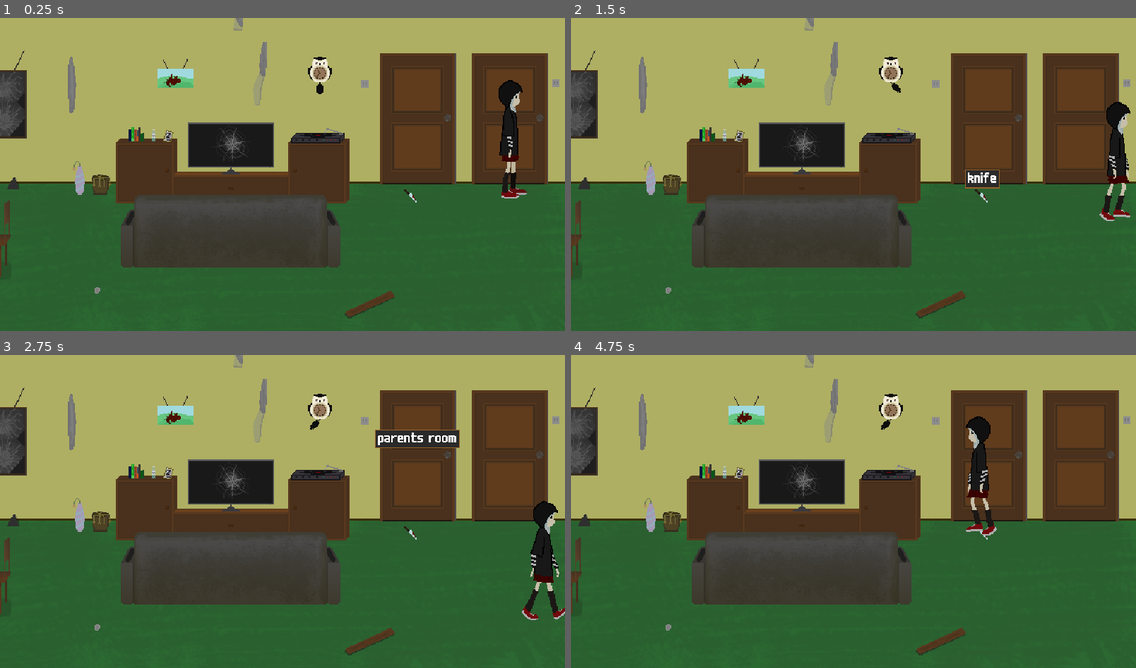
Above: before the commit, frames 1-4 (two rows, left to right).
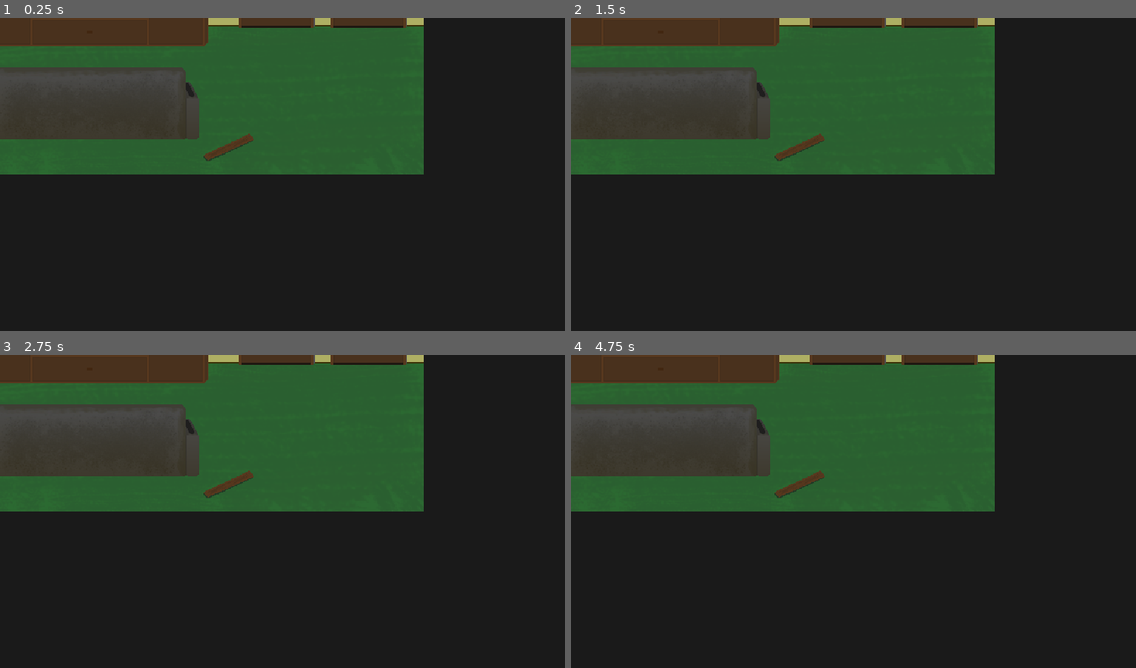
Above: after the commit, the same moments.

Repository: reeFridge/2q20
Game: Godot game, scene res://locations/room_2.tscn
Two runs of this game, one before a commit and one after it. Both use one fixed random seed, a clock stepped at 60 frames per second and the inputs below. This scene is started directly instead of the project's main scene.
Inputs (mouse positions are in pixels of both pictures, inside the frame that each line leads up to):
- Up to frame 1 (0.25 s): no input
- Up to frame 2 (1.5 s): tap Enter at 0.5 s; move the mouse to (1079, 118) at 0.52 s; hold Right (ui_right) 0.53-1.28 s; click (1079, 118) at 0.67 s; move the mouse to (983, 196) at 1.27 s; hold Down (ui_down) from 1.28 s (still down); click (983, 196) at 1.42 s
- Up to frame 3 (2.75 s): move the mouse to (418, 455) at 2.02 s; release Down (ui_down) at 2.03 s; hold Right (ui_right) from 2.03 s (still down); click (418, 455) at 2.17 s
- Up to frame 4 (4.75 s): move the mouse to (825, 574) at 2.77 s; release Right (ui_right) at 2.78 s; hold Up (ui_up) 2.78-3.53 s; click (825, 574) at 2.92 s; move the mouse to (1023, 558) at 3.52 s; hold Left (ui_left) from 3.53 s (still down); click (1023, 558) at 3.67 s; move the mouse to (684, 464) at 4.27 s; click (684, 464) at 4.42 s

The runs differ from the first frame. In frame 1, 98% of the frame differs, in the area x 0-100%, y 0-100%; in frame 2, 98%; in frame 3, 98%; in frame 4, 99%.
Error before the commit: Attempt to call function 'get_player' in base 'null instance' on a null instance. (res://scripts/global.gd:22)

Commit message:
fixed: bug about scene transitions by areas

Diff:
--- a/locations/graveyard.tscn
+++ b/locations/graveyard.tscn
@@ -21,6 +21,9 @@
 [node name="spawn" parent="." index="4"]
 position = Vector2( -403, 84 )
 
+[node name="direction" type="Position2D" parent="spawn" index="0"]
+position = Vector2( 127, 0 )
+
 [node name="cam" parent="." index="5"]
 limit_left = -450
 limit_top = -600
--- a/locations/park.tscn
+++ b/locations/park.tscn
@@ -35,8 +35,14 @@
 [node name="spawn" parent="." index="4"]
 position = Vector2( -396.593, 129.01 )
 
+[node name="direction" type="Position2D" parent="spawn" index="0"]
+position = Vector2( 122.026, 0 )
+
 [node name="from_graveyard" type="Position2D" parent="." index="5"]
 position = Vector2( 392.539, 110.264 )
+
+[node name="direction" type="Position2D" parent="from_graveyard" index="0"]
+position = Vector2( -136.727, 0 )
 
 [node name="cam" parent="." index="6"]
 limit_left = -450
@@ -74,20 +80,20 @@
 [node name="CollisionShape2D" type="CollisionShape2D" parent="container/park-wood/StaticBody2D" index="0"]
 position = Vector2( 0.568787, 3.98163 )
 rotation = 1.5708
-shape = SubResource( 3 )
+shape = SubResource( 2 )
 
 [node name="StaticBody2D" type="StaticBody2D" parent="." index="9"]
 position = Vector2( 214.465, 16.245 )
 collision_layer = 2
 
 [node name="CollisionShape2D" type="CollisionShape2D" parent="StaticBody2D" index="0"]
-shape = SubResource( 1 )
+shape = SubResource( 3 )
 
 [node name="to_graveyard" parent="." index="10" instance=ExtResource( 5 )]
 position = Vector2( 466.471, 82.7356 )
 target_scene = 4
 
-[node name="to_street" parent="." index="11" instance=ExtResource( 5 )]
-position = Vector2( -468.212, 80.2308 )
+[node name="transition_area" parent="." index="11" instance=ExtResource( 5 )]
+position = Vector2( -468.752, 82.223 )
 target_scene = 2
 target_spawn = "from_park"
--- a/locations/room_1.tscn
+++ b/locations/room_1.tscn
@@ -173,8 +173,14 @@
 [node name="spawn" type="Position2D" parent="."]
 position = Vector2( 214, 90 )
 
+[node name="direction" type="Position2D" parent="spawn"]
+position = Vector2( -84, 0 )
+
 [node name="spawn_door" type="Position2D" parent="."]
 position = Vector2( -88, 58 )
+
+[node name="direction" type="Position2D" parent="spawn_door"]
+position = Vector2( 77, 0 )
 
 [node name="lamp" parent="." instance=ExtResource( 1 )]
 position = Vector2( 216, -52 )
@@ -198,7 +204,7 @@
 
 [node name="monitor" parent="container" instance=ExtResource( 6 )]
 position = Vector2( -273, 85 )
-frame = 2
+frame = 3
 offset = Vector2( 0, -73.013 )
 [connection signal="triggered" from="Door" to="Door/trigger_handler" method="_on_triggered"]
 [connection signal="triggered" from="toy" to="toy/trigger_handler" method="_on_toy_triggered"]
--- a/locations/room_2.tscn
+++ b/locations/room_2.tscn
@@ -19,27 +19,27 @@
 [sub_resource type="RectangleShape2D" id=2]
 extents = Vector2( 40, 70 )
 
-[sub_resource type="RectangleShape2D" id=9]
-extents = Vector2( 7.23375, 7.03482 )
-
 [sub_resource type="AtlasTexture" id=3]
 atlas = ExtResource( 5 )
 region = Rect2( 6, 4, 184, 103 )
 
-[sub_resource type="RectangleShape2D" id=5]
+[sub_resource type="RectangleShape2D" id=4]
 extents = Vector2( 66.342, 25.8734 )
 
-[sub_resource type="RectangleShape2D" id=7]
+[sub_resource type="RectangleShape2D" id=5]
 extents = Vector2( 19.2392, 17.2489 )
 
-[sub_resource type="AtlasTexture" id=4]
+[sub_resource type="AtlasTexture" id=6]
 atlas = ExtResource( 5 )
 region = Rect2( 346, 23, 235, 79 )
 
-[sub_resource type="RectangleShape2D" id=6]
+[sub_resource type="RectangleShape2D" id=7]
 extents = Vector2( 116.762, 17.9124 )
 
-[sub_resource type="SpriteFrames" id=8]
+[sub_resource type="RectangleShape2D" id=8]
+extents = Vector2( 7.23375, 7.03482 )
+
+[sub_resource type="SpriteFrames" id=9]
 animations = [ {
 "frames": [ ExtResource( 9 ), ExtResource( 6 ), ExtResource( 8 ) ],
 "loop": true,
@@ -69,6 +69,9 @@
 [node name="spawn" parent="." index="4"]
 position = Vector2( 394, 24 )
 
+[node name="direction" type="Position2D" parent="spawn" index="0"]
+position = Vector2( -82.0027, 0 )
+
 [node name="cam" parent="." index="5"]
 limit_left = -420
 limit_right = 450
@@ -79,6 +82,9 @@
 
 [node name="from_street" type="Position2D" parent="." index="7"]
 position = Vector2( -272.666, 27.8637 )
+
+[node name="direction" type="Position2D" parent="from_street" index="0"]
+position = Vector2( 65.3242, 0 )
 
 [node name="sofa" type="StaticBody2D" parent="." index="8"]
 position = Vector2( 96, 18 )
@@ -112,23 +118,7 @@
 script = ExtResource( 2 )
 scene_index = 2
 
-[node name="knife" parent="." index="11" instance=ExtResource( 1 )]
-position = Vector2( 286.412, 21.7423 )
-text = "knife"
-distance_to_activate = 50
-inventory_texture = ExtResource( 11 )
-
-[node name="knife" type="Sprite" parent="knife" index="0"]
-texture = ExtResource( 11 )
-flip_h = true
-
-[node name="CollisionShape2D" type="CollisionShape2D" parent="knife" index="1"]
-shape = SubResource( 9 )
-
-[node name="actions" type="Node" parent="knife" index="2"]
-script = ExtResource( 10 )
-
-[node name="container" type="YSort" parent="." index="12"]
+[node name="container" type="YSort" parent="." index="11"]
 
 [node name="table" type="Sprite" parent="container" index="0"]
 position = Vector2( -230.487, 79.3432 )
@@ -138,28 +128,46 @@
 position = Vector2( -23.8831, 14.5952 )
 
 [node name="CollisionShape2D" type="CollisionShape2D" parent="container/table/StaticBody2D" index="0"]
-shape = SubResource( 5 )
+shape = SubResource( 4 )
 
 [node name="StaticBody2D2" type="StaticBody2D" parent="container/table" index="1"]
 position = Vector2( 69.6591, 13.2684 )
 
 [node name="CollisionShape2D" type="CollisionShape2D" parent="container/table/StaticBody2D2" index="0"]
-shape = SubResource( 7 )
+shape = SubResource( 5 )
 
 [node name="chair" type="Sprite" parent="container" index="1"]
-position = Vector2( 94.5891, 80.0067 )
-texture = SubResource( 4 )
+position = Vector2( 94.5891, 111.047 )
+texture = SubResource( 6 )
 offset = Vector2( 0, -20 )
 
 [node name="StaticBody2D" type="StaticBody2D" parent="container/chair" index="0"]
 
 [node name="CollisionShape2D" type="CollisionShape2D" parent="container/chair/StaticBody2D" index="0"]
-shape = SubResource( 6 )
+shape = SubResource( 7 )
 
-[node name="clock" type="AnimatedSprite" parent="." index="13"]
+[node name="knife" parent="container" index="2" instance=ExtResource( 1 )]
+position = Vector2( -227.6, 82.0451 )
+text = "knife"
+distance_to_activate = 60
+inventory_texture = ExtResource( 11 )
+
+[node name="knife" type="Sprite" parent="container/knife" index="0"]
+position = Vector2( 0, -22.7013 )
+texture = ExtResource( 11 )
+flip_h = true
+
+[node name="CollisionShape2D" type="CollisionShape2D" parent="container/knife" index="1"]
+position = Vector2( 0, -22.7013 )
+shape = SubResource( 8 )
+
+[node name="actions" type="Node" parent="container/knife" index="2"]
+script = ExtResource( 10 )
+
+[node name="clock" type="AnimatedSprite" parent="." index="12"]
 position = Vector2( 189.738, -106.147 )
-frames = SubResource( 8 )
-frame = 1
+frames = SubResource( 9 )
+frame = 2
 playing = true
 
 [node name="AudioStreamPlayer2D" type="AudioStreamPlayer2D" parent="clock" index="0"]
@@ -167,7 +175,7 @@
 autoplay = true
 max_distance = 400.0
 
-[node name="parents_room" parent="." index="14" instance=ExtResource( 1 )]
+[node name="parents_room" parent="." index="13" instance=ExtResource( 1 )]
 position = Vector2( 293.056, -59.7569 )
 text = "parents room"
 
@@ -178,5 +186,5 @@
 script = ExtResource( 12 )
 [connection signal="triggered" from="room_1_door" to="room_1_door/trigger_handler" method="_on_triggered"]
 [connection signal="triggered" from="street_door" to="street_door/trigger_handler" method="_on_triggered"]
-[connection signal="triggered" from="knife" to="knife/actions" method="_on_triggered"]
+[connection signal="triggered" from="container/knife" to="container/knife/actions" method="_on_triggered"]
 [connection signal="triggered" from="parents_room" to="parents_room/actions" method="_on_parents_room_triggered"]
--- a/locations/street.tscn
+++ b/locations/street.tscn
@@ -31,8 +31,14 @@
 [node name="spawn" parent="." index="4"]
 position = Vector2( -189.738, 33.171 )
 
+[node name="direction" type="Position2D" parent="spawn" index="0"]
+position = Vector2( 109.464, 0 )
+
 [node name="from_park" type="Position2D" parent="." index="5"]
 position = Vector2( 318.442, 52.4102 )
+
+[node name="direction" type="Position2D" parent="from_park" index="0"]
+position = Vector2( -69.6592, 0 )
 
 [node name="cam" parent="." index="6"]
 limit_left = -349
--- a/locations/transition_area.tscn
+++ b/locations/transition_area.tscn
@@ -12,4 +12,3 @@
 
 [node name="CollisionShape2D" type="CollisionShape2D" parent="."]
 shape = SubResource( 1 )
-[connection signal="body_entered" from="." to="." method="_on_body_entered"]
--- a/main.tscn
+++ b/main.tscn
@@ -10,6 +10,7 @@
 [ext_resource path="res://assets/sounds/glitch.wav" type="AudioStream" id=8]
 [ext_resource path="res://assets/sprites/mental.png" type="Texture" id=9]
 [ext_resource path="res://ui/inventory.tscn" type="PackedScene" id=10]
+[ext_resource path="res://styles/ui.tres" type="StyleBox" id=11]
 
 [sub_resource type="Animation" id=1]
 tracks/0/type = "value"
@@ -56,11 +57,6 @@
 "values": [ 0.0, -0.5, 1.0, -3.0, 1.0, 0.0 ]
 }
 
-[sub_resource type="StyleBoxFlat" id=4]
-bg_color = Color( 0.0509804, 0.0509804, 0.0509804, 0.784314 )
-border_width_bottom = 2
-border_color = Color( 0.592157, 0.388235, 0.168627, 1 )
-
 [sub_resource type="DynamicFont" id=5]
 font_data = ExtResource( 4 )
 
@@ -97,7 +93,7 @@
 anchor_top = 0.785
 anchor_right = 0.978
 anchor_bottom = 0.96
-custom_styles/panel = SubResource( 4 )
+custom_styles/panel = ExtResource( 11 )
 __meta__ = {
 "_edit_use_anchors_": false
 }
@@ -117,6 +113,7 @@
 }
 
 [node name="inventory" parent="ui" instance=ExtResource( 10 )]
+custom_styles/panel = ExtResource( 11 )
 
 [node name="mental" type="TextureProgress" parent="ui"]
 margin_left = 14.0
--- a/player/player.tscn
+++ b/player/player.tscn
@@ -10,18 +10,37 @@
 [ext_resource path="res://assets/sprites/run-3.png" type="Texture" id=8]
 [ext_resource path="res://assets/sprites/run-8.png" type="Texture" id=9]
 [ext_resource path="res://assets/sprites/run-5.png" type="Texture" id=10]
+[ext_resource path="res://assets/sprites/stand-knive.png" type="Texture" id=11]
+[ext_resource path="res://assets/sprites/run-2-knive.png" type="Texture" id=12]
+[ext_resource path="res://assets/sprites/run-3-knive.png" type="Texture" id=13]
+[ext_resource path="res://assets/sprites/run-1-knive.png" type="Texture" id=14]
+[ext_resource path="res://assets/sprites/run-4-knive.png" type="Texture" id=15]
+[ext_resource path="res://assets/sprites/run-6-knive.png" type="Texture" id=16]
+[ext_resource path="res://assets/sprites/run-5-knive.png" type="Texture" id=17]
+[ext_resource path="res://assets/sprites/run-7-knive.png" type="Texture" id=18]
+[ext_resource path="res://assets/sprites/run-8-knive.png" type="Texture" id=19]
 
 [sub_resource type="SpriteFrames" id=1]
 animations = [ {
+"frames": [ ExtResource( 7 ), ExtResource( 4 ), ExtResource( 8 ), ExtResource( 3 ), ExtResource( 10 ), ExtResource( 6 ), ExtResource( 5 ), ExtResource( 9 ) ],
+"loop": true,
+"name": "walk",
+"speed": 7.4
+}, {
 "frames": [ ExtResource( 1 ) ],
 "loop": true,
 "name": "stand",
 "speed": 5.0
 }, {
-"frames": [ ExtResource( 7 ), ExtResource( 4 ), ExtResource( 8 ), ExtResource( 3 ), ExtResource( 10 ), ExtResource( 6 ), ExtResource( 5 ), ExtResource( 9 ) ],
+"frames": [ ExtResource( 14 ), ExtResource( 12 ), ExtResource( 13 ), ExtResource( 15 ), ExtResource( 17 ), ExtResource( 16 ), ExtResource( 18 ), ExtResource( 19 ) ],
 "loop": true,
-"name": "walk",
-"speed": 7.4
+"name": "knife_walk",
+"speed": 7.0
+}, {
+"frames": [ ExtResource( 11 ) ],
+"loop": true,
+"name": "knife_stand",
+"speed": 5.0
 } ]
 
 [sub_resource type="RectangleShape2D" id=2]
@@ -34,8 +53,9 @@
 [node name="AnimatedSprite" type="AnimatedSprite" parent="."]
 position = Vector2( 0, -63.5 )
 frames = SubResource( 1 )
-animation = "walk"
+animation = "knife_stand"
 
 [node name="CollisionShape2D" type="CollisionShape2D" parent="."]
 position = Vector2( 1.08087, -6.17962 )
 shape = SubResource( 2 )
+disabled = true
--- a/scripts/actions_menu.gd
+++ b/scripts/actions_menu.gd
@@ -10,4 +10,4 @@
 		var target = actions_map[action][0]
 		var method = actions_map[action][1]
 		button.connect("button_down", target, method, [action])
-		$HBoxContainer.add_child(button)
+		$MarginContainer/HBoxContainer.add_child(button)
--- a/scripts/inventory.gd
+++ b/scripts/inventory.gd
@@ -12,6 +12,13 @@
 	container.add_child(icon)
 	update_placeholder()
 
+func has_item_with_text(text):
+	for item in items:
+		if item.text == text:
+			return true
+
+	return false
+
 func update_placeholder():
 	if len(items) == 0:
 		container.get_node("placeholder").show()
--- a/scripts/knife_actions.gd
+++ b/scripts/knife_actions.gd
@@ -19,3 +19,4 @@
 func _on_take(action):
 	var parent = remove_from_scene()
 	Global.take_item(parent)
+	Global.get_player().equip_knife(true)
--- a/scripts/main.gd
+++ b/scripts/main.gd
@@ -2,6 +2,7 @@
 
 var current_scene: Node2D = null
 var next_scene: Node2D = null
+var player = preload("res://player/player.tscn").instance()
 
 enum TransitionPhase {
 	NONE,
@@ -15,10 +16,7 @@
 	$ui.show_fading_rect()
 
 func get_player():
-	if current_scene != null:
-		return current_scene.get_player()
-
-	return null
+	return player
 
 func glitch():
 	$audio.play()
@@ -29,6 +27,7 @@
 		$screen_effects.play_backwards("glitch")
 
 func set_scene(scene, spawn_name):
+	scene_transition_phase = TransitionPhase.NONE
 	glitch()
 
 	scene.spawn_name = spawn_name
@@ -51,11 +50,10 @@
 	if current_scene != null:
 		current_scene.leave()
 		remove_child(current_scene)
+	add_child(next_scene)
+	next_scene.call_deferred("enter", player)
 	current_scene = next_scene
 	next_scene = null
-	add_child(current_scene)
-	if current_scene.ready:
-		current_scene.enter()
 
 func next_transition_phase(current_phase = scene_transition_phase):
 	match current_phase:
--- a/scripts/player.gd
+++ b/scripts/player.gd
@@ -14,6 +14,25 @@
 var current_target = null
 var min_distance_to_target = MIN_DISTANCE
 var direction = Vector2()
+
+var walk_animation = "walk"
+var stand_animation = "stand"
+
+func copy_state(player):
+	speed = player.speed
+	walk_animation = player.walk_animation
+	stand_animation = player.stand_animation
+
+func set_collision(state):
+	$CollisionShape2D.disabled = !state
+
+func equip_knife(state):
+	if state:
+		walk_animation = "knife_walk"
+		stand_animation = "knife_stand"
+	else:
+		walk_animation = "walk"
+		stand_animation = "stand"
 
 func change_target(target):
 	current_target = target
@@ -80,9 +99,9 @@
 			direction.y = 0
 
 	if direction.length_squared():
-		$AnimatedSprite.play("walk")
+		$AnimatedSprite.play(walk_animation)
 	else:
-		$AnimatedSprite.play("stand")
+		$AnimatedSprite.play(stand_animation)
 
 	if !is_inside_tree():
 		return
--- a/scripts/scene.gd
+++ b/scripts/scene.gd
@@ -2,36 +2,70 @@
 signal entered
 signal leaved
 
-onready var player = preload("res://player/player.tscn").instance()
+var player = null
 var spawn_name = "spawn"
+var entered_timer = null
 export var player_container = ""
 export var fade = false
-var ready = false
+onready var cam = $cam
 
 func _ready():
-	var cam = $cam
+	pass
+
+func enter(player_instance):
+	player = player_instance
 	cam.current = true
-	remove_child($cam)
+	remove_child(cam)
 	player.add_child(cam)
 	player.maxBottom = $max_bottom.get_path()
 	player.maxTop = $max_top.get_path()
 	player.maxLeft = $max_left.get_path()
 	player.maxRight = $max_right.get_path()
+	var spawn = get_node(spawn_name)
+	var direction = spawn.get_node_or_null("direction")
+	player.set_position(spawn.position)
+	player.stop()
+
 	if player_container.empty():
 		add_child(player)
 	else:
 		get_node(player_container).add_child(player)
-	enter()
-	ready = true
 
-func enter():
-	var spawn = get_node(spawn_name)
-	player.set_position(spawn.position)
+	if direction != null:
+		player.change_target(direction.global_position)
+		player.min_distance_to_target = -1
+
+	var timer = Timer.new()
+	timer.connect("timeout", self, "enter_timeout")
+	timer.one_shot = true
+	timer.wait_time = 0.5
+	timer.autostart = true
+	add_child(timer)
+	entered_timer = timer
+
+func remove_timer():
+	if entered_timer != null:
+		entered_timer.stop()
+		remove_child(entered_timer)
+		entered_timer.queue_free()
+		entered_timer = null
+
+func enter_timeout():
+	remove_timer()
+	player.set_collision(true)
 	emit_signal("entered")
 
 func leave():
-	var spawn = get_node(spawn_name)
-	player.set_position(spawn.position)
+	player.remove_child(cam)
+	if player_container.empty():
+		remove_child(player)
+	else:
+		get_node(player_container).remove_child(player)
+	player.set_collision(false)
+	player = null
+	add_child(cam)
+	cam.current = false
+
 	emit_signal("leaved")
 
 func get_player():
--- a/scripts/scene_transition.gd
+++ b/scripts/scene_transition.gd
@@ -3,5 +3,8 @@
 export var target_scene = 0
 export var target_spawn = "spawn"
 
+func _ready():
+	connect("body_entered", self, "_on_body_entered")
+
 func _on_body_entered(body):
 	Global.call_deferred("change_scene", target_scene, target_spawn)
--- /dev/null
+++ b/styles/labels.tres
@@ -0,0 +1,14 @@
+[gd_resource type="StyleBoxFlat" format=2]
+
+[resource]
+bg_color = Color( 0, 0, 0, 0.694118 )
+border_width_left = 1
+border_width_top = 1
+border_width_right = 1
+border_width_bottom = 1
+border_color = Color( 0.501961, 0.501961, 0.501961, 1 )
+expand_margin_left = 2.0
+expand_margin_right = 2.0
+expand_margin_top = 2.0
+expand_margin_bottom = 2.0
+anti_aliasing = false
--- /dev/null
+++ b/styles/ui.tres
@@ -0,0 +1,6 @@
+[gd_resource type="StyleBoxFlat" format=2]
+
+[resource]
+bg_color = Color( 0, 0, 0, 0.694118 )
+border_width_bottom = 2
+border_color = Color( 0.501961, 0.501961, 0.501961, 1 )
--- a/ui/actions_menu.tscn
+++ b/ui/actions_menu.tscn
@@ -1,26 +1,29 @@
 [gd_scene load_steps=3 format=2]
 
+[ext_resource path="res://styles/ui.tres" type="StyleBox" id=1]
 [ext_resource path="res://scripts/actions_menu.gd" type="Script" id=2]
-
-[sub_resource type="StyleBoxFlat" id=1]
-bg_color = Color( 0.0509804, 0.0509804, 0.0509804, 0.784314 )
-border_width_bottom = 1
-border_color = Color( 0.592157, 0.388235, 0.168627, 1 )
-expand_margin_left = 3.0
-expand_margin_right = 3.0
-expand_margin_top = 3.0
-expand_margin_bottom = 3.0
-anti_aliasing = false
 
 [node name="Control" type="PanelContainer"]
 anchor_right = 1.0
 anchor_bottom = 1.0
 margin_right = -1200.0
 margin_bottom = -666.0
-custom_styles/panel = SubResource( 1 )
+custom_styles/panel = ExtResource( 1 )
 script = ExtResource( 2 )
 __meta__ = {
 "_edit_use_anchors_": false
 }
 
-[node name="HBoxContainer" type="HBoxContainer" parent="."]
+[node name="MarginContainer" type="MarginContainer" parent="."]
+margin_right = 4.0
+margin_bottom = 4.0
+custom_constants/margin_right = 2
+custom_constants/margin_top = 2
+custom_constants/margin_left = 2
+custom_constants/margin_bottom = 2
+
+[node name="HBoxContainer" type="HBoxContainer" parent="MarginContainer"]
+margin_left = 2.0
+margin_top = 2.0
+margin_right = 2.0
+margin_bottom = 2.0
--- a/ui/actions_menu_button.tscn
+++ b/ui/actions_menu_button.tscn
@@ -1,19 +1,6 @@
 [gd_scene load_steps=5 format=2]
 
 [ext_resource path="res://assets/fonts/m6x11.ttf" type="DynamicFontData" id=1]
-
-[sub_resource type="StyleBoxFlat" id=3]
-content_margin_left = 3.0
-content_margin_right = 3.0
-content_margin_top = 3.0
-content_margin_bottom = 3.0
-bg_color = Color( 0.184314, 0.184314, 0.184314, 1 )
-border_width_left = 1
-border_width_top = 1
-border_width_right = 1
-border_width_bottom = 1
-border_color = Color( 1, 1, 1, 1 )
-anti_aliasing = false
 
 [sub_resource type="StyleBoxFlat" id=1]
 content_margin_left = 3.0
@@ -25,19 +12,32 @@
 border_width_top = 1
 border_width_right = 1
 border_width_bottom = 1
-border_color = Color( 0.592157, 0.388235, 0.168627, 1 )
+border_color = Color( 1, 1, 1, 1 )
 anti_aliasing = false
 
-[sub_resource type="DynamicFont" id=2]
+[sub_resource type="StyleBoxFlat" id=2]
+content_margin_left = 3.0
+content_margin_right = 3.0
+content_margin_top = 3.0
+content_margin_bottom = 3.0
+bg_color = Color( 0.164706, 0.164706, 0.164706, 1 )
+border_width_left = 1
+border_width_top = 1
+border_width_right = 1
+border_width_bottom = 1
+border_color = Color( 0.501961, 0.501961, 0.501961, 1 )
+anti_aliasing = false
+
+[sub_resource type="DynamicFont" id=3]
 font_data = ExtResource( 1 )
 
 [node name="Button" type="Button"]
 margin_right = 53.0
 margin_bottom = 20.0
-custom_styles/hover = SubResource( 3 )
-custom_styles/normal = SubResource( 1 )
-custom_fonts/font = SubResource( 2 )
-custom_colors/font_color_hover = Color( 0.592157, 0.388235, 0.168627, 1 )
+custom_styles/hover = SubResource( 1 )
+custom_styles/normal = SubResource( 2 )
+custom_fonts/font = SubResource( 3 )
+custom_colors/font_color_hover = Color( 0.501961, 0.501961, 0.501961, 1 )
 text = "action"
 __meta__ = {
 "_edit_use_anchors_": false
--- a/ui/item_label.tscn
+++ b/ui/item_label.tscn
@@ -1,27 +1,16 @@
 [gd_scene load_steps=4 format=2]
 
 [ext_resource path="res://assets/fonts/m6x11.ttf" type="DynamicFontData" id=1]
+[ext_resource path="res://styles/labels.tres" type="StyleBox" id=2]
 
-[sub_resource type="StyleBoxFlat" id=1]
-bg_color = Color( 0.164706, 0.164706, 0.164706, 1 )
-border_width_left = 1
-border_width_top = 1
-border_width_right = 1
-border_width_bottom = 1
-border_color = Color( 0.592157, 0.388235, 0.168627, 1 )
-expand_margin_left = 2.0
-expand_margin_right = 2.0
-expand_margin_top = 2.0
-expand_margin_bottom = 2.0
-
-[sub_resource type="DynamicFont" id=2]
+[sub_resource type="DynamicFont" id=1]
 font_data = ExtResource( 1 )
 
 [node name="Label" type="Label"]
 size_flags_horizontal = 2
 size_flags_vertical = 0
-custom_styles/normal = SubResource( 1 )
-custom_fonts/font = SubResource( 2 )
+custom_styles/normal = ExtResource( 2 )
+custom_fonts/font = SubResource( 1 )
 align = 1
 valign = 1
 __meta__ = {
Binary file added: assets/sprites/attak-1.png
Not shown, added: assets/sprites/attak-1.png.import
Binary file added: assets/sprites/attak-2.png
Not shown, changed: assets/sprites/attak-2.png.import
Binary file added: assets/sprites/attak-3.png
Not shown, changed: assets/sprites/attak-3.png.import
Binary file added: assets/sprites/attak-4.png
Not shown, changed: assets/sprites/attak-4.png.import
Binary file removed: assets/sprites/left-run-1.png
Binary file removed: assets/sprites/left-run-2.png
Binary file removed: assets/sprites/left-run-3.png
Binary file removed: assets/sprites/left-run-4.png
(and 26 more such lines)
